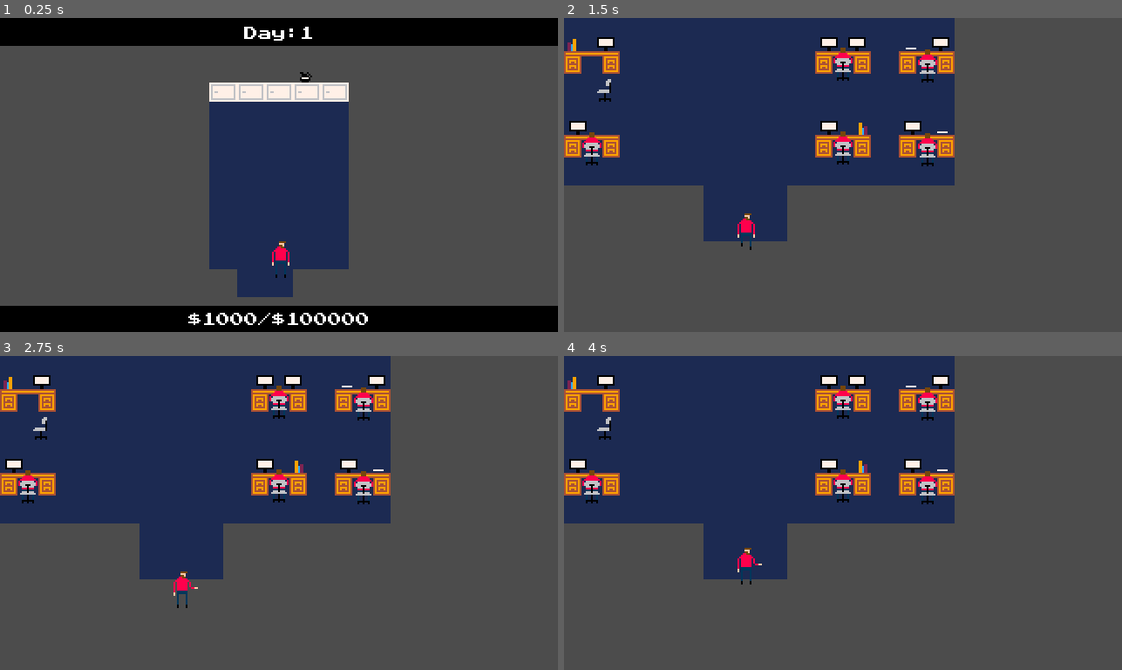
Above: before the commit, frames 1-4 (two rows, left to right).
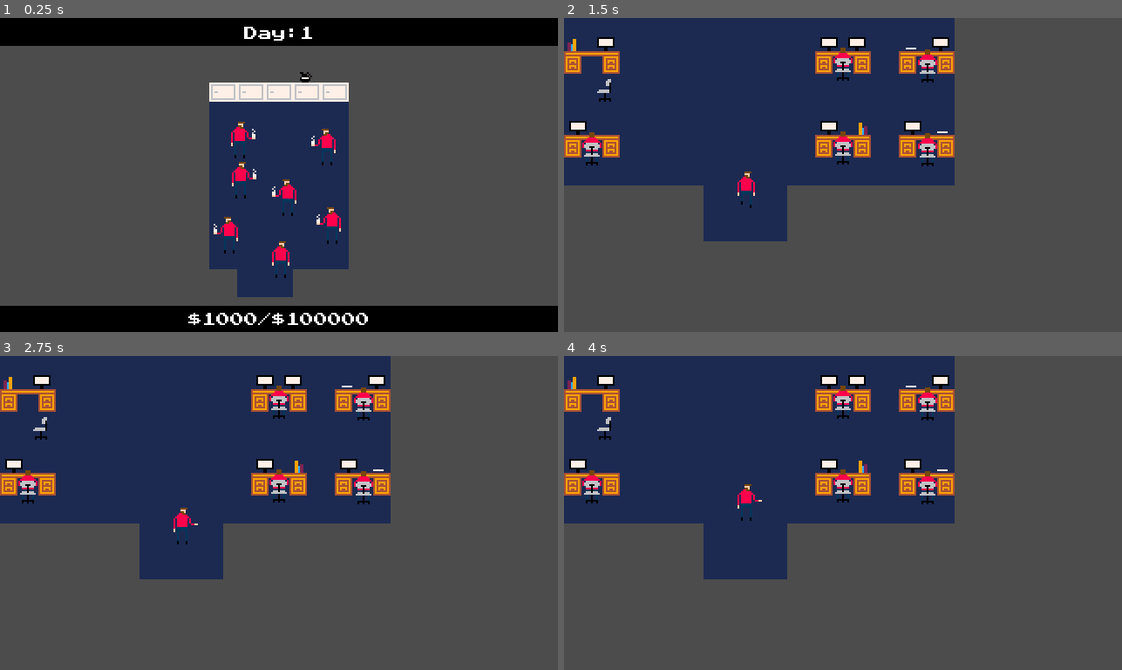
Above: after the commit, the same moments.

Repository: qhoang85/LD47
Game: Godot game, scene res://scenes/breakroom.tscn
Same seed, same stepped clock (60 frames per second), same inputs: the game is played once before the commit and once after it. This scene is started directly instead of the project's main scene.
Inputs (mouse positions are in pixels of both pictures, inside the frame that each line leads up to):
- Up to frame 1 (0.25 s): no input
- Up to frame 2 (1.5 s): tap Enter at 0.5 s; move the mouse to (965, 159) at 0.52 s; hold D (player_right) 0.53-1.28 s; hold Space (player_use) 0.53-1.28 s; click (965, 159) at 0.67 s; move the mouse to (731, 190) at 1.27 s; hold S (player_down) from 1.28 s (still down); tap Space (player_use) at 1.35 s
- Up to frame 3 (2.75 s): move the mouse to (334, 443) at 2.02 s; release S (player_down) at 2.03 s; hold D (player_right) from 2.03 s (still down); hold Space (player_use) from 2.03 s (still down)
- Up to frame 4 (4 s): tap Enter at 2.75 s; move the mouse to (815, 575) at 2.77 s; release D (player_right) at 2.78 s; release Space (player_use) at 2.78 s; hold W (player_up) 2.78-3.53 s; tap Space (player_use) at 2.85 s; click (815, 575) at 2.92 s; move the mouse to (1010, 560) at 3.52 s; hold A (player_left) from 3.53 s (still down); hold Space (player_use) from 3.53 s (still down)

The runs differ from the first frame. In frame 1, 1.1% of the frame differs, in the area x 38-62%, y 33-75%; in frame 2, 0.3%; in frame 3, 0.4%; in frame 4, 0.4%.

Commit message:
Additional rooms.

Diff:
--- a/graphics/spriteset.tres
+++ b/graphics/spriteset.tres
@@ -452,3 +452,17 @@
 19/shape_one_way_margin = 0.0
 19/shapes = [  ]
 19/z_index = 0
+20/name = "sprites.png 20"
+20/texture = ExtResource( 1 )
+20/tex_offset = Vector2( 0, 0 )
+20/modulate = Color( 1, 1, 1, 1 )
+20/region = Rect2( 176, 32, 16, 32 )
+20/tile_mode = 0
+20/occluder_offset = Vector2( 0, 0 )
+20/navigation_offset = Vector2( 0, 0 )
+20/shape_offset = Vector2( 0, 0 )
+20/shape_transform = Transform2D( 1, 0, 0, 1, 0, 0 )
+20/shape_one_way = false
+20/shape_one_way_margin = 0.0
+20/shapes = [  ]
+20/z_index = 0
--- /dev/null
+++ b/prefabs/drone_drink.tscn
@@ -0,0 +1,38 @@
+[gd_scene load_steps=4 format=2]
+
+[ext_resource path="res://graphics/drone_drink.png" type="Texture" id=1]
+
+[sub_resource type="RectangleShape2D" id=1]
+extents = Vector2( 3.902, 1.74788 )
+
+[sub_resource type="Animation" id=2]
+resource_name = "idle"
+loop = true
+tracks/0/type = "value"
+tracks/0/path = NodePath("../DroneDrink/Sprite:frame")
+tracks/0/interp = 1
+tracks/0/loop_wrap = true
+tracks/0/imported = false
+tracks/0/enabled = true
+tracks/0/keys = {
+"times": PoolRealArray( 0, 0.5 ),
+"transitions": PoolRealArray( 1, 1 ),
+"update": 1,
+"values": [ 0, 1 ]
+}
+
+[node name="DroneDrink" type="StaticBody2D"]
+position = Vector2( 1.5, -10 )
+
+[node name="CollisionShape2D" type="CollisionShape2D" parent="."]
+position = Vector2( -2, 9 )
+shape = SubResource( 1 )
+
+[node name="Sprite" type="Sprite" parent="."]
+texture = ExtResource( 1 )
+hframes = 2
+frame = 1
+
+[node name="AnimationPlayer" type="AnimationPlayer" parent="."]
+autoplay = "idle"
+anims/idle = SubResource( 2 )
--- a/scenes/breakroom.tscn
+++ b/scenes/breakroom.tscn
@@ -1,10 +1,11 @@
-[gd_scene load_steps=7 format=2]
+[gd_scene load_steps=8 format=2]
 
 [ext_resource path="res://graphics/spriteset.tres" type="TileSet" id=1]
 [ext_resource path="res://graphics/tileset.tres" type="TileSet" id=2]
 [ext_resource path="res://prefabs/player.tscn" type="PackedScene" id=3]
 [ext_resource path="res://ui/ui.tscn" type="PackedScene" id=4]
 [ext_resource path="res://scripts/scene_transitioner.gd" type="Script" id=5]
+[ext_resource path="res://prefabs/drone_drink.tscn" type="PackedScene" id=6]
 
 [sub_resource type="RectangleShape2D" id=1]
 extents = Vector2( 17.0823, 6.85994 )
@@ -37,6 +38,31 @@
 [node name="Player" parent="TileMap/SpriteMap" instance=ExtResource( 3 )]
 position = Vector2( 40.8622, 116.853 )
 
+[node name="DroneDrink" parent="TileMap/SpriteMap" instance=ExtResource( 6 )]
+position = Vector2( 9.28937, 108.845 )
+scale = Vector2( -1, 1 )
+
+[node name="Sprite" parent="TileMap/SpriteMap/DroneDrink" index="1"]
+frame = 0
+
+[node name="DroneDrink2" parent="TileMap/SpriteMap" instance=ExtResource( 6 )]
+position = Vector2( 68.744, 103.479 )
+scale = Vector2( -1, 1 )
+
+[node name="DroneDrink3" parent="TileMap/SpriteMap" instance=ExtResource( 6 )]
+position = Vector2( 20.2359, 77.5082 )
+
+[node name="DroneDrink4" parent="TileMap/SpriteMap" instance=ExtResource( 6 )]
+position = Vector2( 65.5245, 58.62 )
+scale = Vector2( -1, 1 )
+
+[node name="DroneDrink5" parent="TileMap/SpriteMap" instance=ExtResource( 6 )]
+position = Vector2( 19.592, 54.3273 )
+
+[node name="DroneDrink6" parent="TileMap/SpriteMap" instance=ExtResource( 6 )]
+position = Vector2( 42.7729, 87.5961 )
+scale = Vector2( -1, 1 )
+
 [node name="StaticBody2D" type="StaticBody2D" parent="."]
 collision_layer = 2
 collision_mask = 0
@@ -54,3 +80,15 @@
 [node name="CollisionShape2D" type="CollisionShape2D" parent="SceneTransitioner"]
 shape = SubResource( 1 )
 [connection signal="body_entered" from="SceneTransitioner" to="SceneTransitioner" method="_on_body_entered"]
+
+[editable path="TileMap/SpriteMap/DroneDrink"]
+
+[editable path="TileMap/SpriteMap/DroneDrink2"]
+
+[editable path="TileMap/SpriteMap/DroneDrink3"]
+
+[editable path="TileMap/SpriteMap/DroneDrink4"]
+
+[editable path="TileMap/SpriteMap/DroneDrink5"]
+
+[editable path="TileMap/SpriteMap/DroneDrink6"]
--- a/scenes/kitchen.tscn
+++ b/scenes/kitchen.tscn
@@ -1,7 +1,39 @@
-[gd_scene load_steps=2 format=2]
+[gd_scene load_steps=6 format=2]
 
-[ext_resource path="res://scenes/default.tscn" type="PackedScene" id=1]
+[ext_resource path="res://scripts/scene_transitioner.gd" type="Script" id=1]
+[ext_resource path="res://graphics/tileset.tres" type="TileSet" id=2]
+[ext_resource path="res://graphics/spriteset.tres" type="TileSet" id=3]
+[ext_resource path="res://prefabs/player.tscn" type="PackedScene" id=4]
+
+[sub_resource type="RectangleShape2D" id=1]
+extents = Vector2( 18.2932, 10 )
 
 [node name="Node2D" type="Node2D"]
+position = Vector2( 121.177, 51.402 )
 
-[node name="TileMap" parent="." instance=ExtResource( 1 )]
+[node name="TileMap" type="Node2D" parent="."]
+
+[node name="TileMap" type="TileMap" parent="TileMap"]
+tile_set = ExtResource( 2 )
+cell_size = Vector2( 16, 16 )
+format = 1
+tile_data = PoolIntArray( 0, 0, 0, 1, 0, 0, 2, 0, 0, 3, 0, 0, 65536, 0, 0, 65537, 0, 0, 65538, 0, 0, 65539, 0, 0, 131072, 0, 0, 131073, 0, 0, 131074, 0, 0, 131075, 0, 0, 196608, 0, 0, 196609, 0, 0, 196610, 0, 0, 196611, 0, 0, 262145, 0, 0, 262146, 0, 0 )
+
+[node name="SpriteMap" type="TileMap" parent="TileMap"]
+tile_set = ExtResource( 3 )
+cell_size = Vector2( 16, 16 )
+cell_y_sort = true
+format = 1
+tile_data = PoolIntArray( -131072, 20, 0, -131069, 10, 0, -65535, 9, 0, -65534, 9, 0 )
+
+[node name="Player" parent="TileMap/SpriteMap" instance=ExtResource( 4 )]
+position = Vector2( 34.872, 50.568 )
+
+[node name="SceneTransitioner" type="Area2D" parent="TileMap"]
+position = Vector2( 32.16, 80.049 )
+script = ExtResource( 1 )
+scene_path = "res://scenes/office.tscn"
+
+[node name="CollisionShape2D" type="CollisionShape2D" parent="TileMap/SceneTransitioner"]
+shape = SubResource( 1 )
+[connection signal="body_entered" from="TileMap/SceneTransitioner" to="TileMap/SceneTransitioner" method="_on_body_entered"]
--- a/scenes/office.tscn
+++ b/scenes/office.tscn
@@ -1,9 +1,13 @@
-[gd_scene load_steps=5 format=2]
+[gd_scene load_steps=7 format=2]
 
 [ext_resource path="res://graphics/spriteset.tres" type="TileSet" id=1]
 [ext_resource path="res://graphics/tileset.tres" type="TileSet" id=2]
 [ext_resource path="res://prefabs/player.tscn" type="PackedScene" id=3]
 [ext_resource path="res://prefabs/drone.tscn" type="PackedScene" id=4]
+[ext_resource path="res://scripts/scene_transitioner.gd" type="Script" id=5]
+
+[sub_resource type="RectangleShape2D" id=1]
+extents = Vector2( 27.9615, 10 )
 
 [node name="Node2D" type="Node2D"]
 
@@ -23,7 +27,7 @@
 tile_data = PoolIntArray( 0, 11, 0, 1, 14, 0, 9, 13, 0, 10, 14, 0, 13, 14, 0, 65548, 7, 0, 131073, 4, 0, 196608, 13, 0, 196617, 13, 0, 196618, 12, 0, 196620, 13, 0, 262145, 6, 0, 262157, 8, 0 )
 
 [node name="Player" parent="TileMap/SpriteMap" instance=ExtResource( 3 )]
-position = Vector2( 104.644, 116.162 )
+position = Vector2( 104.644, 91.886 )
 
 [node name="Drone" parent="TileMap/SpriteMap" instance=ExtResource( 4 )]
 position = Vector2( 16.381, 68.644 )
@@ -39,3 +43,12 @@
 
 [node name="Drone5" parent="TileMap/SpriteMap" instance=ExtResource( 4 )]
 position = Vector2( 160.442, 20.0863 )
+
+[node name="SceneTransitioner" type="Area2D" parent="."]
+script = ExtResource( 5 )
+scene_path = "res://scenes/breakroom.tscn"
+
+[node name="CollisionShape2D" type="CollisionShape2D" parent="SceneTransitioner"]
+position = Vector2( 103.176, 127.393 )
+shape = SubResource( 1 )
+[connection signal="body_entered" from="SceneTransitioner" to="SceneTransitioner" method="_on_body_entered"]
Binary file added: graphics/drone_drink.png
Not shown, added: graphics/drone_drink.png.import
Binary file changed: graphics/sprites.png
Not shown, added: source/drone_drink.xcf
Not shown, changed: source/sprites.xcf
